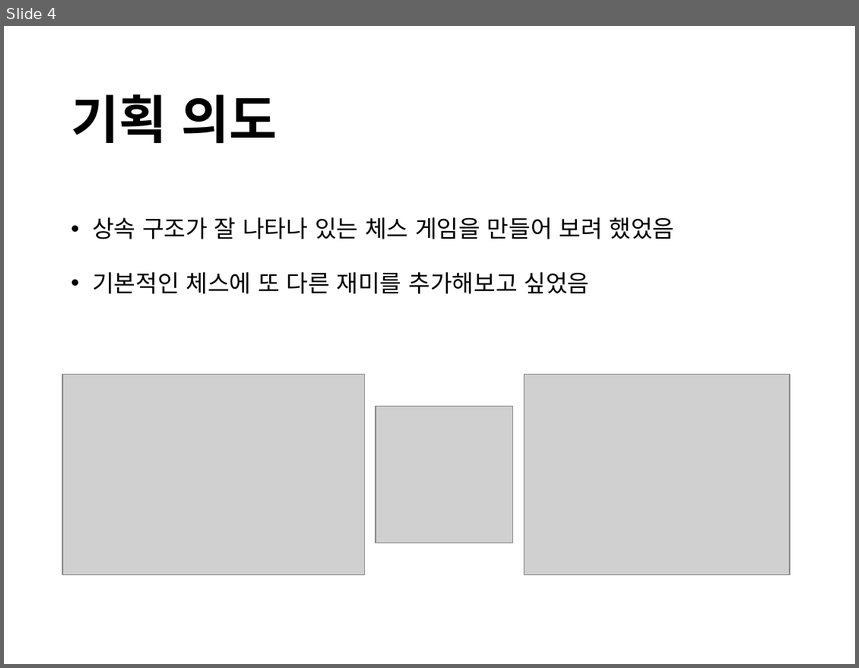
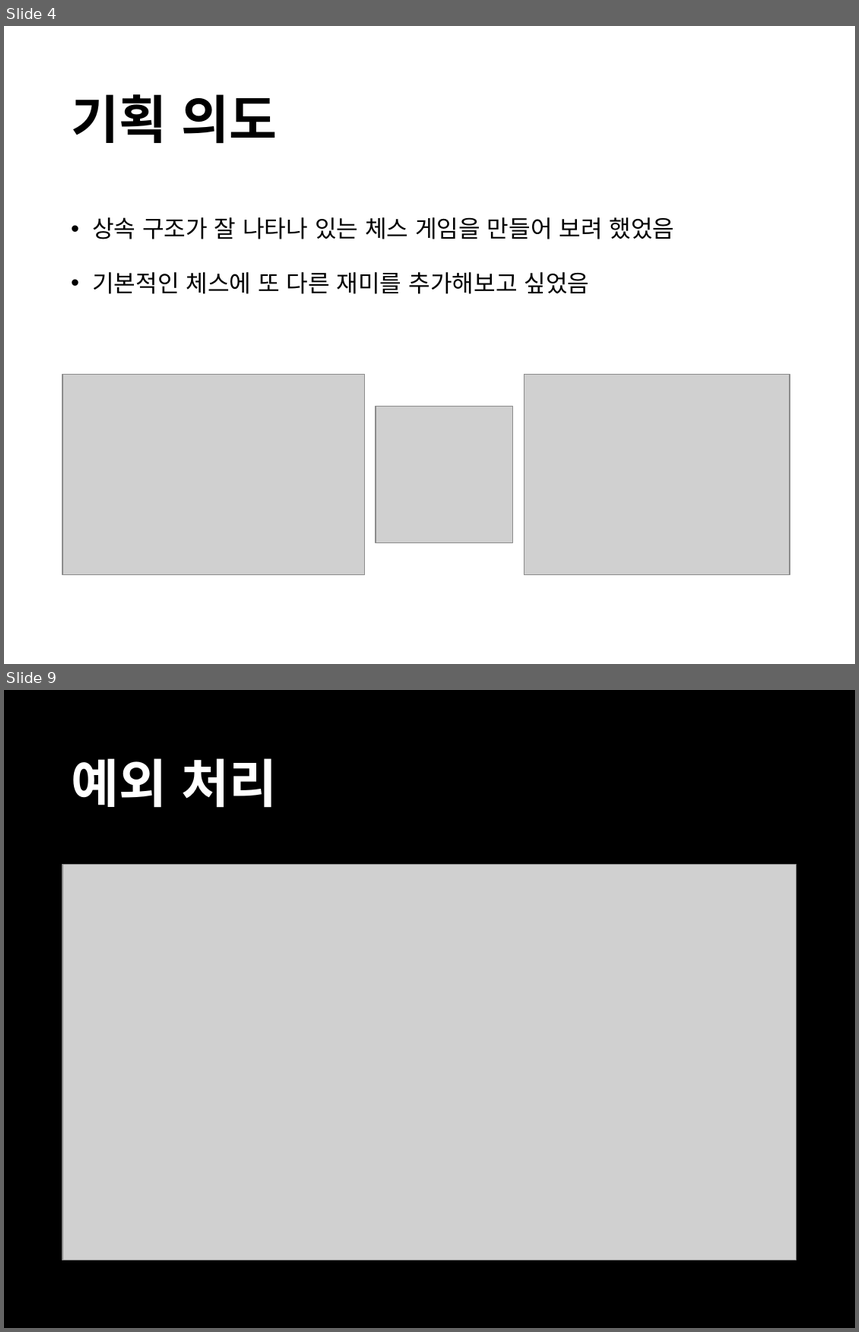
Before and after one commit to DaLae37/2017GamePrograming_Project, a slide deck: 어메이징 첵스.pptx. Shown one above the other, each under a label of ours: slide 4 before the commit, slides 4 and 9 after it; the slides between them are not shown. The pictures are 859x668 and 859x1332 pixels, drawn with LibreOffice and Linux fonts; fonts in the diff are those of the drawing; grey boxes stand for pictures. Boxes give left, top, right and bottom in pixels: in the first picture for what was removed or moved away, otherwise in the second. Text is boxed around its words. In the diff, an @@ line names an element or a change of style, - is before the commit and + after.

```diff
--- a/어메이징 첵스.pptx
+++ b/어메이징 첵스.pptx
@@ slide 9 added at (4, 690, 855, 1328), background #000000 @@
@@ title added at (71, 758, 277, 808), 44 pt, text #FFFFFF, bold @@
+예외 처리
@@ picture added at (63, 865, 797, 1260) @@
```
Also in this commit, not shown: 2 slides changed, 6 other slides added, 1 slide removed, 1 other file.
